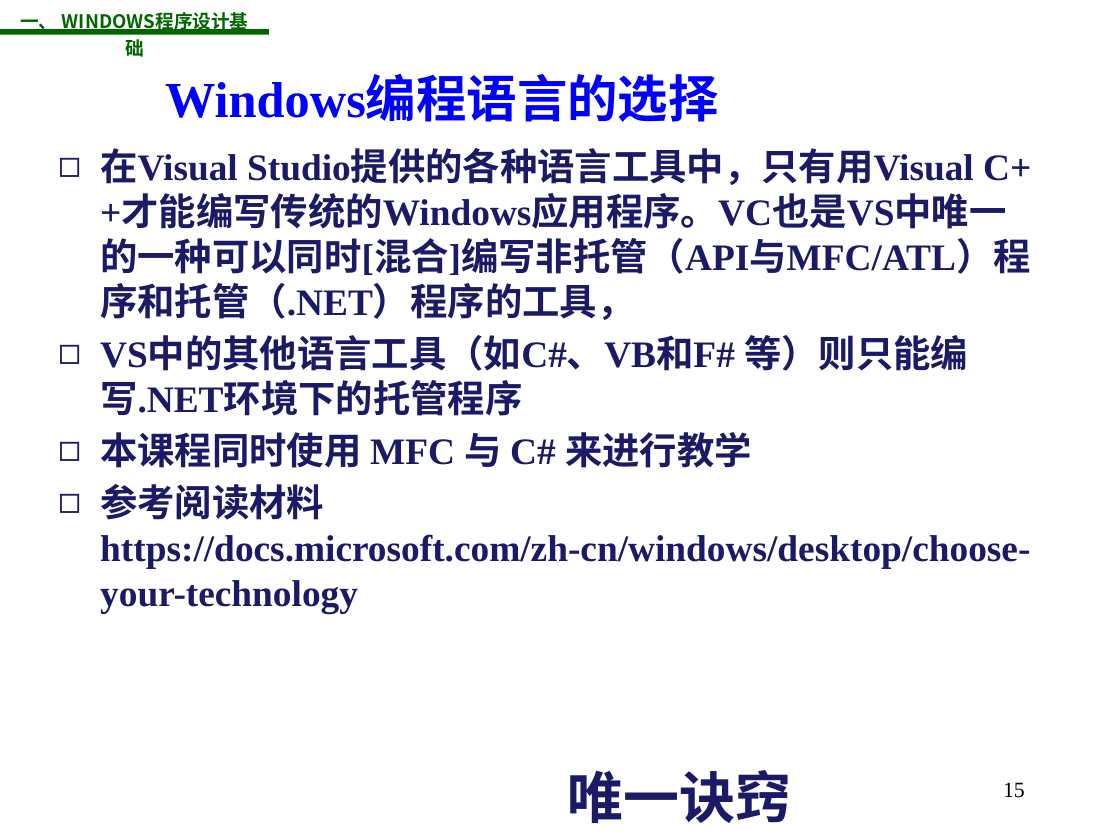
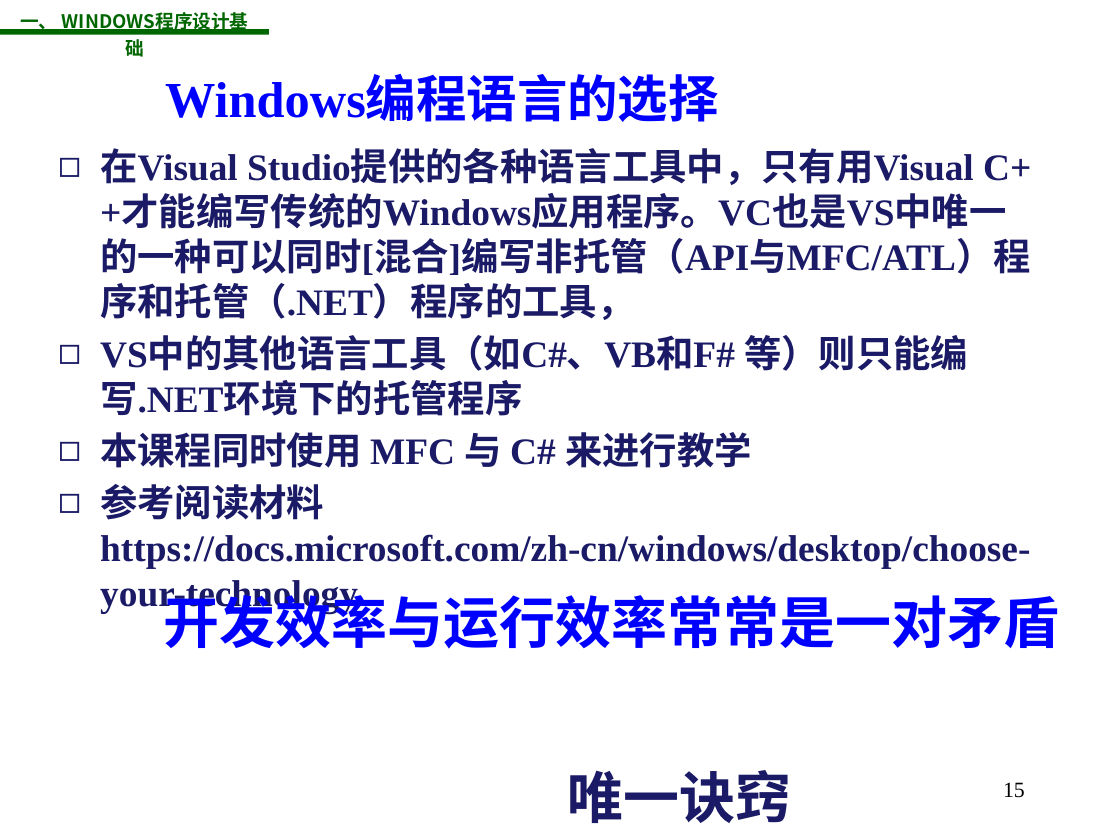
Before and after one commit to jichenghu/ppt_programmingWindows, a slide deck: slide 15 of programmingWindows_1.pptx. Drawn at 1120x840 pixels with LibreOffice and Linux fonts; fonts in the diff are those of the drawing; background and template pictures are left out. Boxes give left, top, right and bottom in pixels: in the first picture for what was removed or moved away, otherwise in the second. Text is boxed around its words. In the diff, an @@ line names an element or a change of style, - is before the commit and + after.

```diff
--- a/programmingWindows_1.pptx
+++ b/programmingWindows_1.pptx
@@ text added at box(164, 587, 1060, 649), 36 pt, text #0000FF, bold @@
+开发效率与运行效率常常是一对矛盾
```
Also in this commit, not shown: 3 other slides changed.
